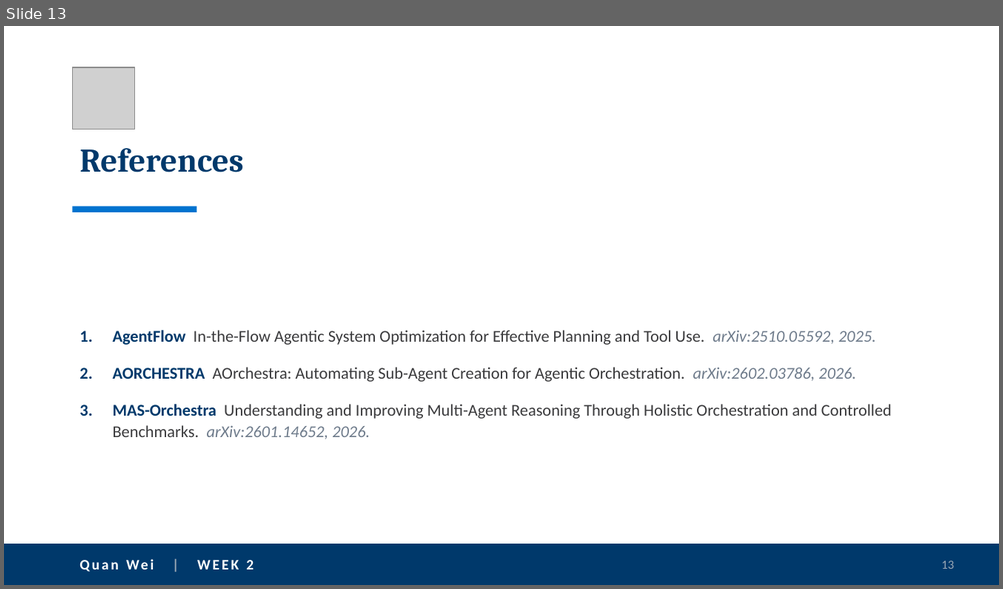
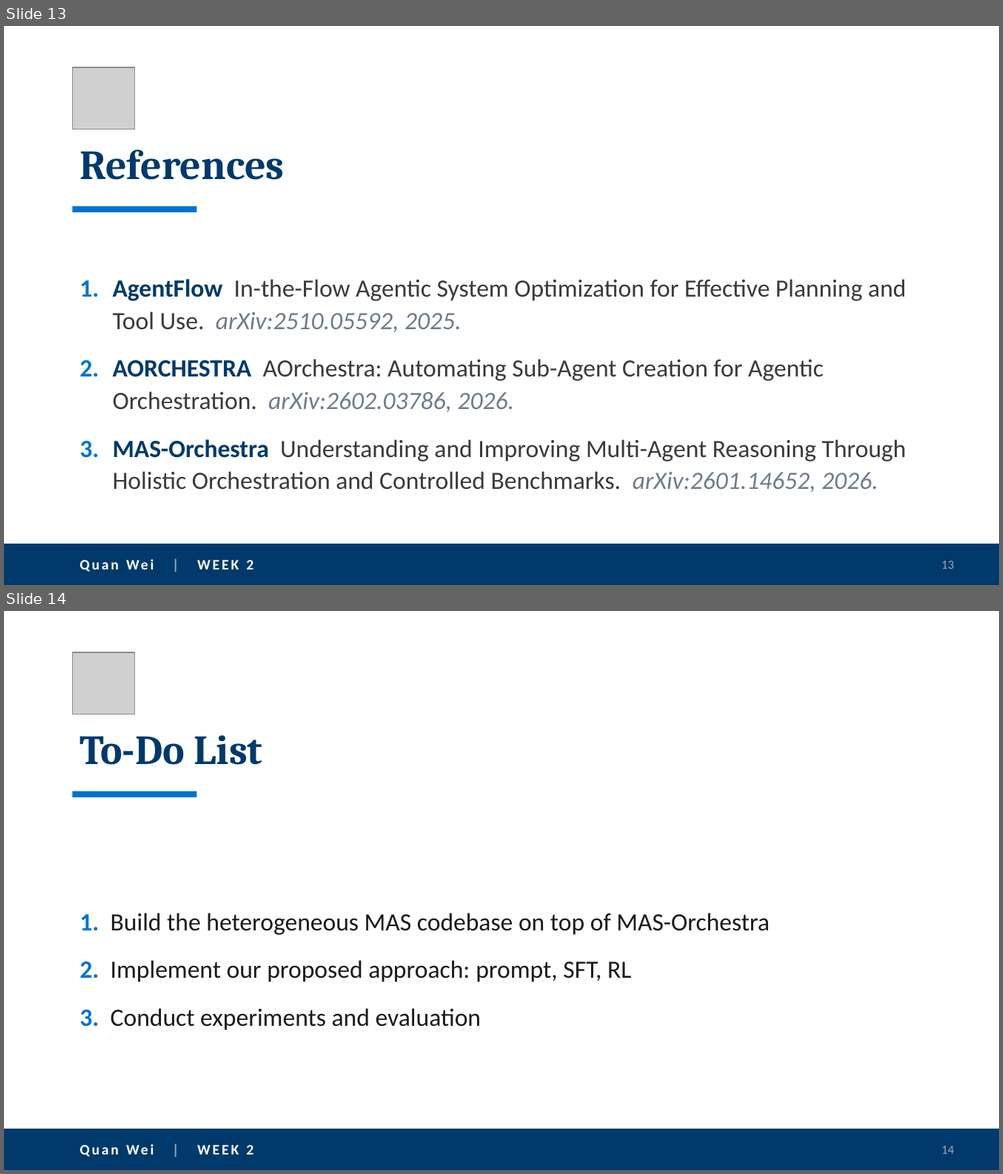
Before and after one commit to quanwei0/summer_intern, a slide deck: project_update.pptx. Shown one above the other, each under a label of ours: slide 13 before the commit, slides 13 and 14 after it. The pictures are 1003x589 and 1003x1174 pixels, drawn with LibreOffice and Linux fonts; fonts in the diff are those of the drawing; grey boxes stand for pictures. Boxes give left, top, right and bottom in pixels: in the first picture for what was removed or moved away, otherwise in the second. Text is boxed around its words. In the diff, an @@ line names an element or a change of style, - is before the commit and + after.

```diff
--- a/project_update.pptx
+++ b/project_update.pptx
@@ slide 14 added at [4, 611, 999, 1170], background #FFFFFF @@
@@ picture added at [73, 652, 134, 715] @@
@@ title added at [79, 735, 263, 765], 40 pt, text #00396B, bold @@
+To-Do List
@@ rectangle added at [73, 792, 197, 797], fill #0073CF @@
@@ text added at [79, 913, 769, 1031], 24 pt, text #1A1A1A @@
+1. Build the heterogeneous MAS codebase on top of MAS-Orchestra
+2. Implement our proposed approach: prompt, SFT, RL
+3. Conduct experiments and evaluation
@@ rectangle added at [4, 1129, 999, 1170], fill #00396B @@
@@ text added at [126, 1145, 253, 1155], 14 pt, text #FFFFFF, bold @@
+Quan Wei | WEEK 2
@@ page number added at [941, 1146, 953, 1154], 12 pt, text #9AA7B5 @@
+14
@@ slide 13 changed as well @@
@@ title "References" at [79, 150, 284, 180]: size 32 to 40 pt @@
@@ text "AgentFlow In-the-Flow Agentic System Optimization ..." at [113, 279, 906, 492]: size 16 to 24 pt @@
```
Also in this commit, not shown: 11 other slides changed, 4 other slides added.
